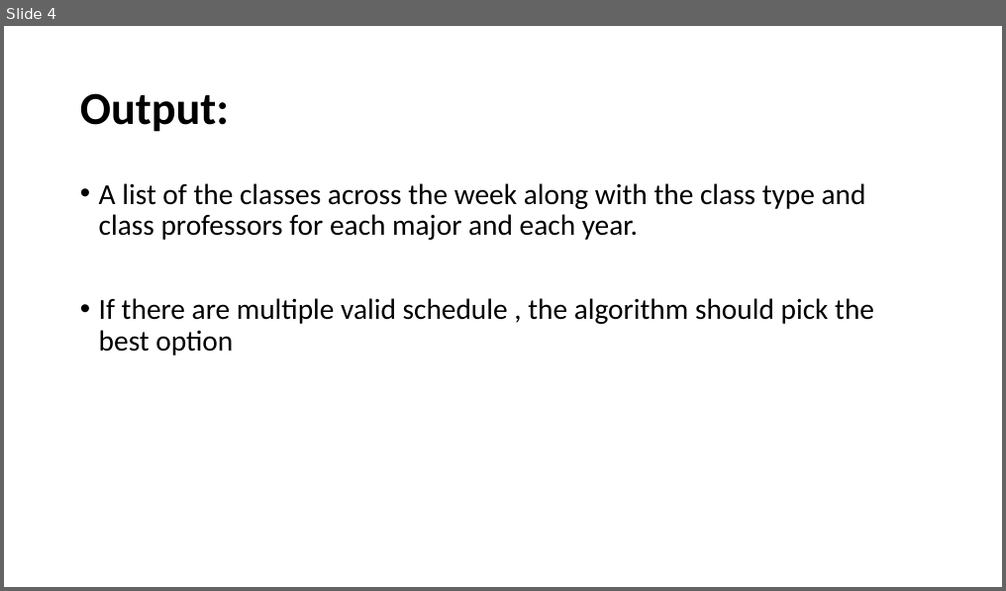
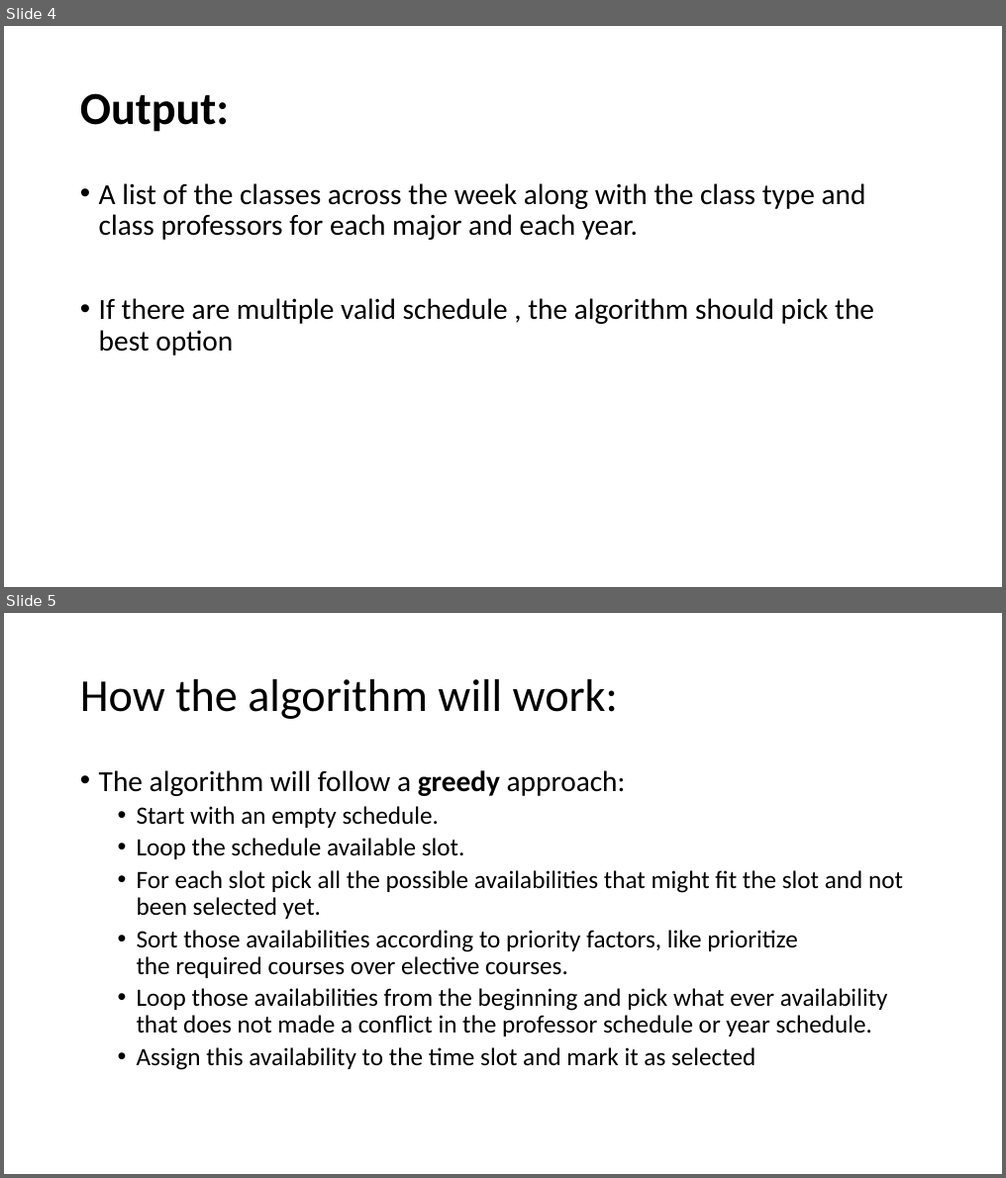
Before and after one commit to omaranBazna/schedule, a slide deck: algorithm design.pptx. Shown one above the other, each under a label of ours: slide 4 before the commit, slides 4 and 5 after it. The pictures are 1006x591 and 1006x1178 pixels, drawn with LibreOffice and Linux fonts; fonts in the diff are those of the drawing. Boxes give left, top, right and bottom in pixels: in the first picture for what was removed or moved away, otherwise in the second. Text is boxed around its words. In the diff, an @@ line names an element or a change of style, - is before the commit and + after.

Commit message:
add how algorithm work slide

```diff
--- a/algorithm design.pptx
+++ b/algorithm design.pptx
@@ slide 5 added at (4, 613, 1002, 1174), background #FFFFFF @@
@@ title added at (80, 679, 618, 719), 44 pt, text #000000 @@
+How the algorithm will work:
@@ text added at (99, 770, 903, 1070), 24 pt, text #000000 @@
+• The algorithm will follow a greedy approach:
+  • Start with an empty schedule.
+  • Loop the schedule available slot.
+  • For each slot pick all the possible availabilities that might fit the slot and not been selected yet.
+  • Sort those availabilities according to priority factors, like prioritize the required courses over elective courses.
+  • Loop those availabilities from the beginning and pick what ever availability that does not made a conflict in the professor schedule or year schedule.
+  • Assign this availability to the time slot and mark it as selected
```
